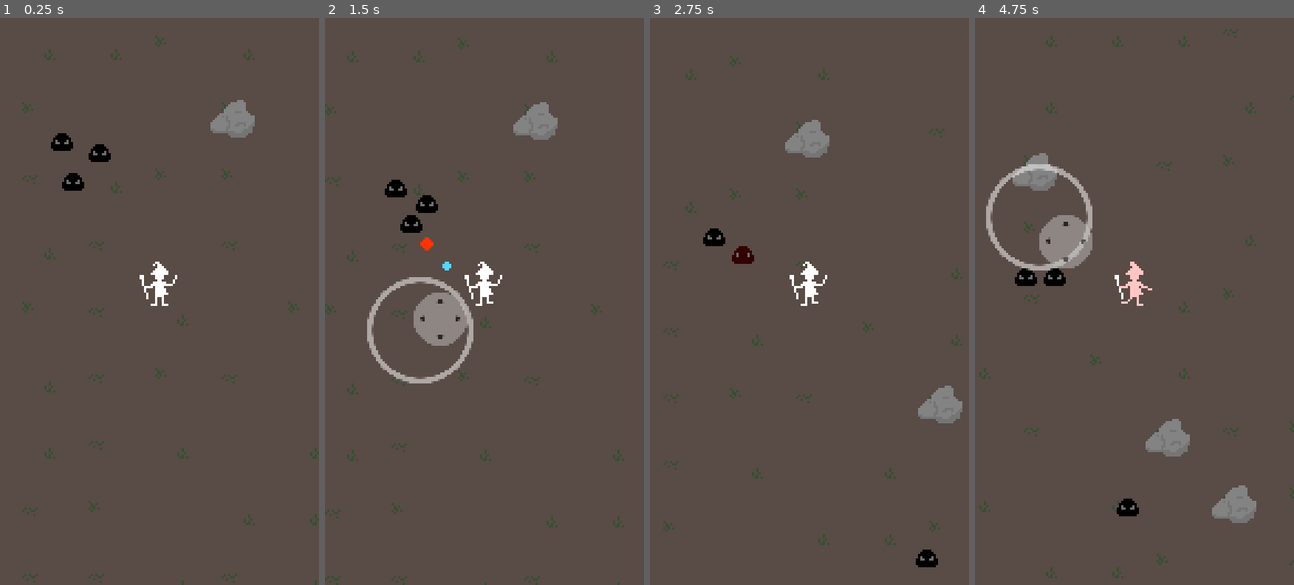
Above: before the commit, frames 1-4 (left to right).
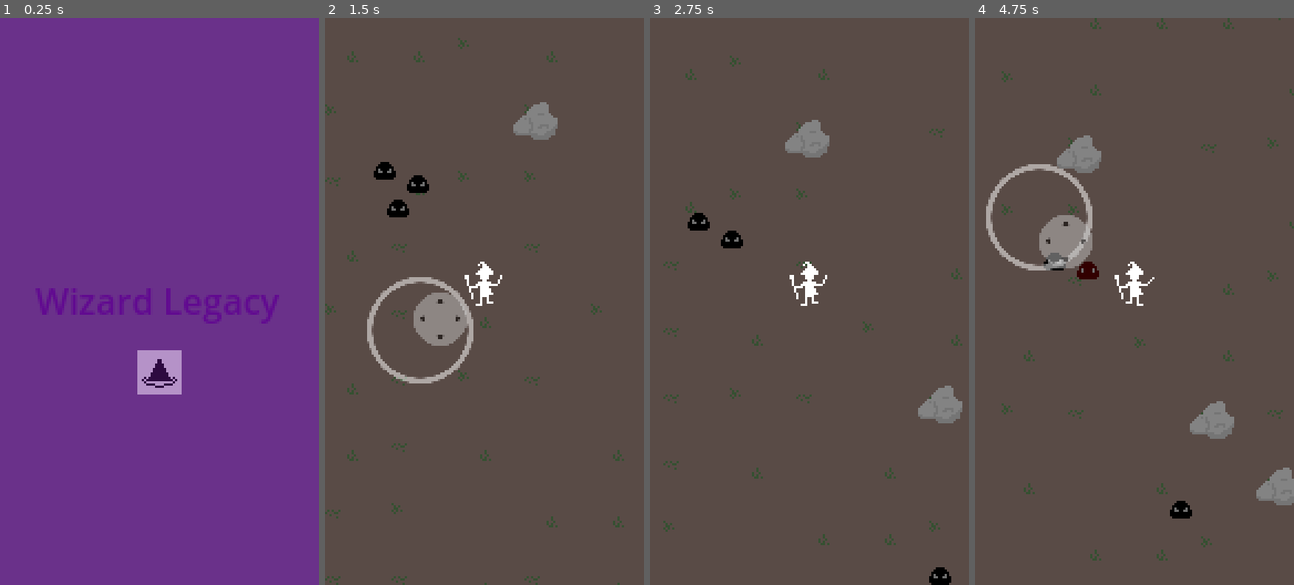
Above: after the commit, the same moments.

Repository: polyarik/wizard-legacy
Game: Godot game, scene res://scenes/main.tscn
Two runs of this game, one before a commit and one after it. Both use one fixed random seed, a clock stepped at 60 frames per second and the inputs below.
Inputs (mouse positions are in pixels of both pictures, inside the frame that each line leads up to):
- Up to frame 1 (0.25 s): no input
- Up to frame 2 (1.5 s): move the mouse to (554, 273) at 0.52 s; hold Right (ui_right) 0.53-1.25 s; click (554, 273) at 0.67 s; drag from (420, 329) to (484, 295) at 1.27 s
- Up to frame 3 (2.75 s): move the mouse to (841, 176) at 2.02 s; hold Right (ui_right) from 2.03 s (still down); click (841, 176) at 2.17 s
- Up to frame 4 (4.75 s): release Right (ui_right) at 2.75 s; drag from (1118, 414) to (1067, 256) at 2.77 s; move the mouse to (1230, 386) at 3.52 s; hold Left (ui_left) 3.53-4.25 s; click (1230, 386) at 3.67 s; drag from (1038, 216) to (1134, 301) at 4.27 s

The runs differ from the first frame. In frame 1, 100% of the frame differs, in the area x 0-100%, y 0-100%; in frame 2, 1.1%; in frame 3, 1.0%; in frame 4, 6.0%.

Commit message:
✨ implement scene transition animations

Diff:
--- a/common/autoloads/game_manager.gd
+++ b/common/autoloads/game_manager.gd
@@ -10,7 +10,7 @@
 
 # TEMP ---
 #var enemies: Array[Enemy] # TODO
-var enemies := [
+var enemies: Array[PackedScene] = [
 	preload("res://scenes/game/characters/slime/slime.tscn"),
 ]
 # TODO - implement different spawn modes
@@ -50,6 +50,7 @@
 	player.learn_spells(spells)
 
 	start_spawning_enemies()
+	PhysicsServer2D.set_active(true)
 
 func start_spawning_enemies() -> void:
 	# TODO - implement different spawn conditions
@@ -85,6 +86,12 @@
 		entity.queue_free()
 
 func on_player_death() -> void:
-	SceneManager.goto_home() # TEMP
+	PhysicsServer2D.set_active(false)
 
 	# TODO - show death screen -> goto_home
+
+	# TEMP
+	enemy_spawn_timer.stop()
+	enemy_spawn_timer.queue_free()
+
+	SceneManager.goto_home()
--- a/common/autoloads/scene_manager.gd
+++ b/common/autoloads/scene_manager.gd
@@ -1,14 +1,16 @@
-extends Node
+extends CanvasLayer
 
 
 var home_scene := preload("res://scenes/home/home.tscn")
-#var transition # TODO
 
 var locations := {
 	demo = preload("res://scenes/game/locations/demo_location.tscn"),
 }
+# TODO - story & survival locations
 
 var current_scene: Node
+
+@onready var animation_player := $TransitionAnimations as AnimationPlayer
 
 
 func _ready():
@@ -19,13 +21,23 @@
 	var location: PackedScene = locations.get(location_name, null)
 
 	if location:
+		animation_player.play("dissolve")
+		await animation_player.animation_finished
+
 		call_deferred("_deferred_goto_scene", location)
 		GameManager.call_deferred("load_location")
 
+		animation_player.call_deferred("play_backwards", "dissolve")
+
 func goto_home() -> void:
-	# TODO - handle location progress results
+	# TODO - handle location progress results in GameManager
+
+	animation_player.play("dissolve")
+	await animation_player.animation_finished
 
 	call_deferred("_deferred_goto_scene", home_scene)
+
+	animation_player.call_deferred("play_backwards", "dissolve")
 
 func _deferred_goto_scene(scene: PackedScene) -> void:
 	current_scene.free()
--- /dev/null
+++ b/common/autoloads/scene_manager.tscn
@@ -0,0 +1,59 @@
+[gd_scene load_steps=5 format=3 uid="uid://cl43xcaxixcp4"]
+
+[ext_resource type="Script" path="res://common/autoloads/scene_manager.gd" id="1_b0wai"]
+
+[sub_resource type="Animation" id="Animation_u1ji7"]
+resource_name = "RESET"
+tracks/0/type = "value"
+tracks/0/imported = false
+tracks/0/enabled = true
+tracks/0/path = NodePath(".:modulate")
+tracks/0/interp = 1
+tracks/0/loop_wrap = true
+tracks/0/keys = {
+"times": PackedFloat32Array(0),
+"transitions": PackedFloat32Array(1),
+"update": 0,
+"values": [Color(1, 1, 1, 0)]
+}
+
+[sub_resource type="Animation" id="Animation_cswa6"]
+resource_name = "dissolve"
+length = 0.5
+tracks/0/type = "value"
+tracks/0/imported = false
+tracks/0/enabled = true
+tracks/0/path = NodePath(".:modulate")
+tracks/0/interp = 1
+tracks/0/loop_wrap = true
+tracks/0/keys = {
+"times": PackedFloat32Array(0, 0.5),
+"transitions": PackedFloat32Array(1, 1),
+"update": 0,
+"values": [Color(1, 1, 1, 0), Color(1, 1, 1, 1)]
+}
+
+[sub_resource type="AnimationLibrary" id="AnimationLibrary_4b1hx"]
+_data = {
+"RESET": SubResource("Animation_u1ji7"),
+"dissolve": SubResource("Animation_cswa6")
+}
+
+[node name="SceneManager" type="CanvasLayer"]
+script = ExtResource("1_b0wai")
+
+[node name="DissolveRect" type="ColorRect" parent="."]
+modulate = Color(1, 1, 1, 0)
+anchors_preset = 15
+anchor_right = 1.0
+anchor_bottom = 1.0
+grow_horizontal = 2
+grow_vertical = 2
+mouse_filter = 2
+color = Color(0.380392, 0.0823529, 0.541176, 1)
+
+[node name="TransitionAnimations" type="AnimationPlayer" parent="."]
+root_node = NodePath("../DissolveRect")
+libraries = {
+"": SubResource("AnimationLibrary_4b1hx")
+}
--- a/project.godot
+++ b/project.godot
@@ -20,10 +20,10 @@
 
 [autoload]
 
+Globals="*res://common/autoloads/globals.gd"
+SceneManager="*res://common/autoloads/scene_manager.tscn"
+GameManager="*res://common/autoloads/game_manager.gd"
 SpellBook="*res://common/autoloads/spell_book.gd"
-GameManager="*res://common/autoloads/game_manager.gd"
-SceneManager="*res://common/autoloads/scene_manager.gd"
-Globals="*res://common/autoloads/globals.gd"
 
 [debug]
 
